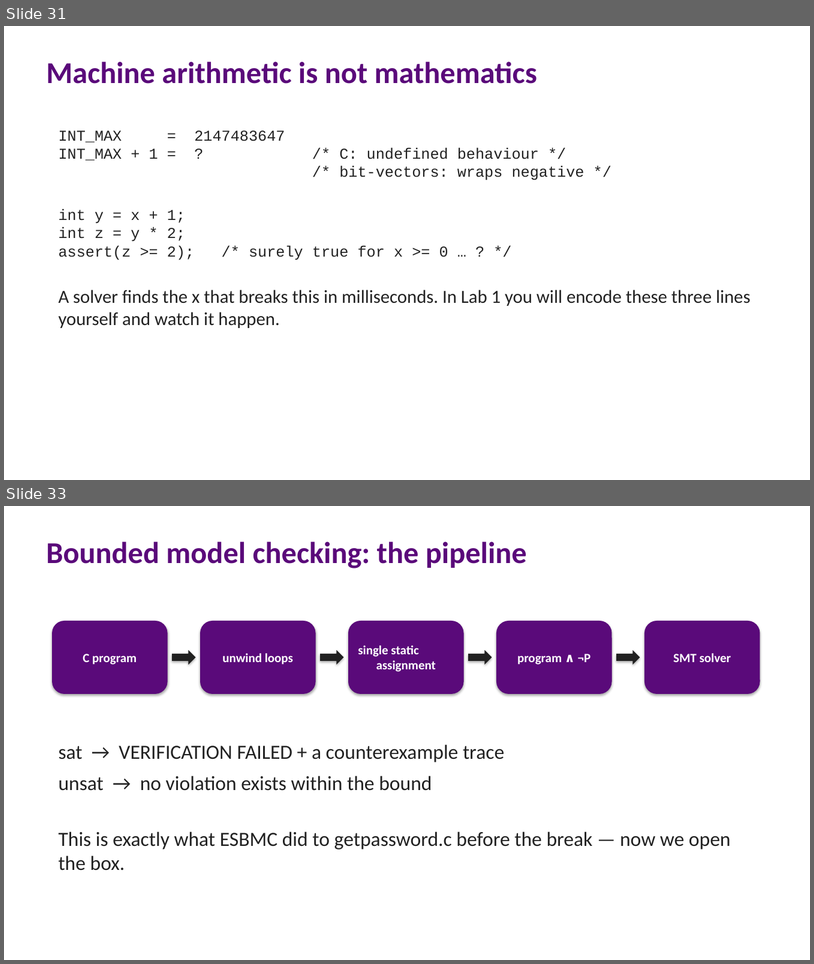
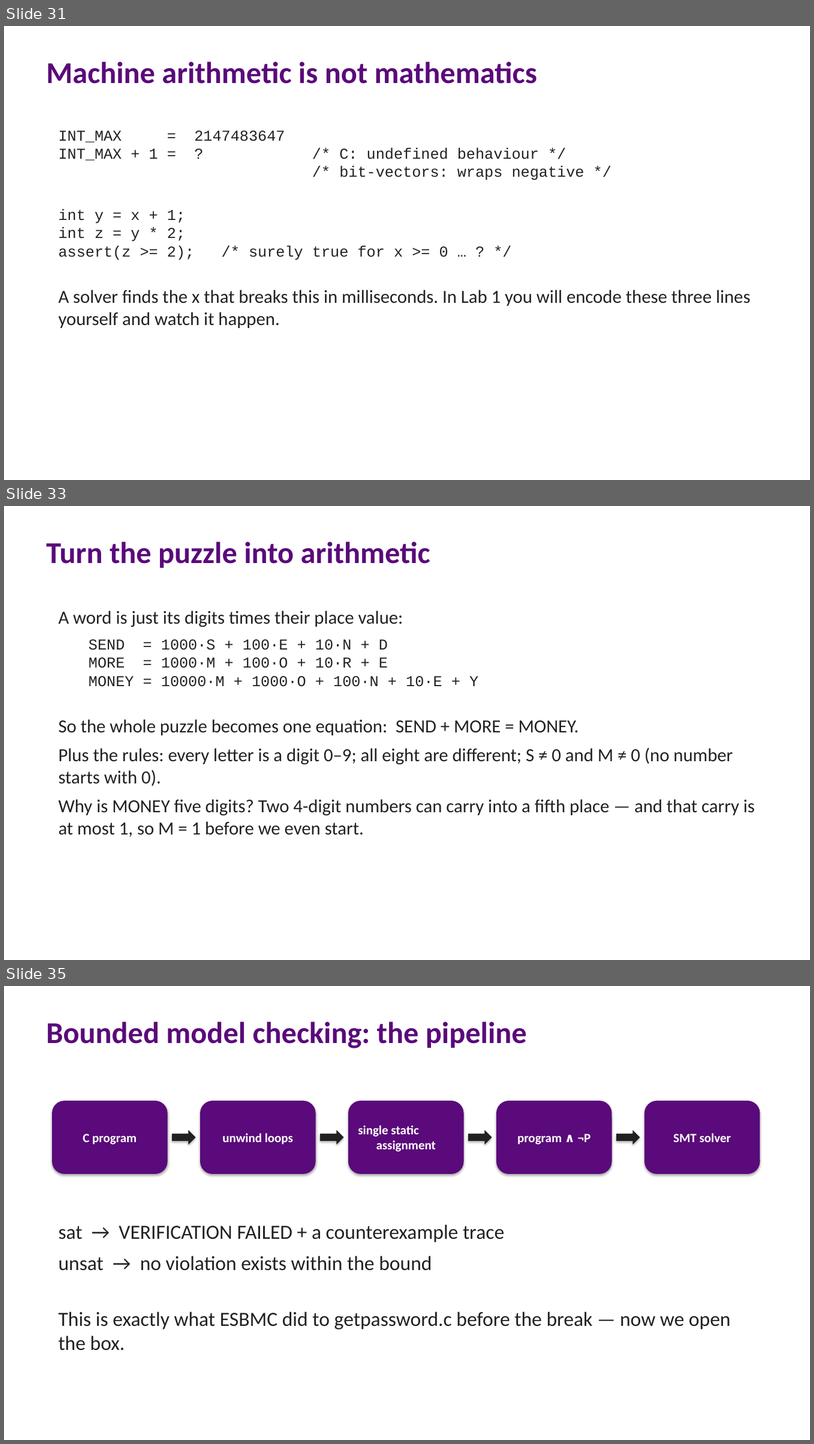
Before and after one commit to lucasccordeiro/unifei, a slide deck: slides/session1/01-session1-fundamentals.pptx. Shown one above the other, each under a label of ours: slides 31 and 33 before the commit, slides 31, 33 and 35 after it; the slides between them are not shown. The pictures are 814x964 and 814x1444 pixels, drawn with LibreOffice and Linux fonts; fonts in the diff are those of the drawing. Boxes give left, top, right and bottom in pixels: in the first picture for what was removed or moved away, otherwise in the second. Text is boxed around its words. In the diff, an @@ line names an element or a change of style, - is before the commit and + after.

```diff
--- a/slides/session1/01-session1-fundamentals.pptx
+++ b/slides/session1/01-session1-fundamentals.pptx
@@ slide 33 added at [4,506,810,960], background #FFFFFF @@
@@ text added at [46,541,431,568], 36 pt, text #5A0A7A, bold @@
+Turn the puzzle into arithmetic
@@ text added at [59,610,755,837], 22 pt, text #212121 @@
+A word is just its digits times their place value:
+  SEND = 1000·S + 100·E + 10·N + D
+  MORE = 1000·M + 100·O + 10·R + E
+  MONEY = 10000·M + 1000·O + 100·N + 10·E + Y
+So the whole puzzle becomes one equation: SEND + MORE = MONEY.
+Plus the rules: every letter is a digit 0–9; all eight are different; S ≠ 0 and M ≠ 0 (no number starts with 0).
+Why is MONEY five digits? Two 4-digit numbers can carry into a fifth place — and that carry is at most 1, so M = 1 before we even start.
@@ what was slide 33 is now slide 35 @@
```
Also in this commit, not shown: 1 slide changed, 1 other slide added, 3 other files.
